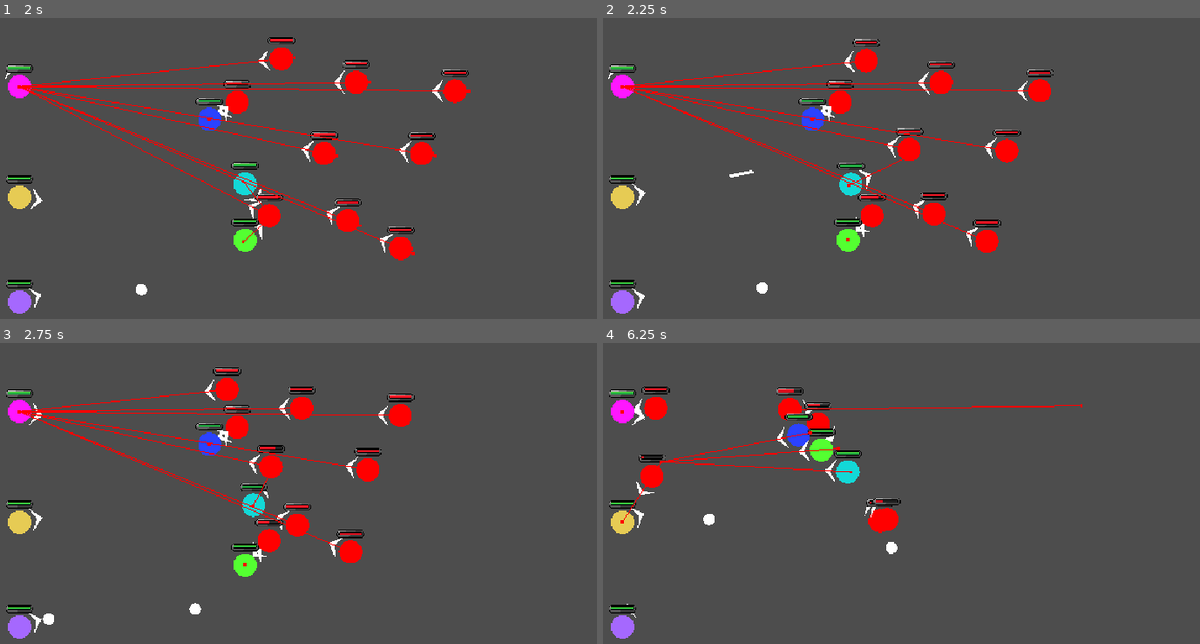
Above: before the commit, frames 1-4 (two rows, left to right).
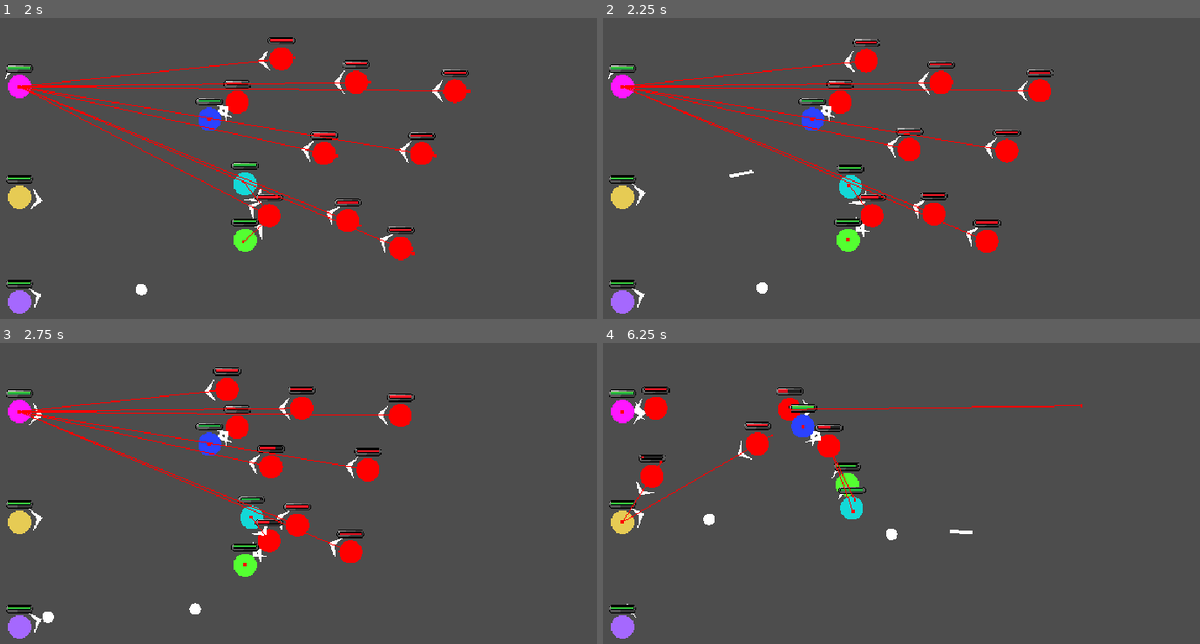
Above: after the commit, the same moments.

Repository: morie197/party_paranoia
Game: Godot game, scene res://testing_scene.tscn
Two runs of this game, one before a commit and one after it. Both use one fixed random seed, a clock stepped at 60 frames per second and the inputs below.
Inputs (mouse positions are in pixels of both pictures, inside the frame that each line leads up to):
- Up to frame 1 (2 s): move the mouse to (489, 186) at 0.52 s; press the mouse at (489, 186) at 0.53 s; hold D (right) 0.53-1.28 s; move the mouse to (197, 225) at 1.27 s; release the mouse at (197, 225) at 1.28 s; hold S (down) from 1.28 s (still down); right-click (197, 225) at 1.35 s
- Up to frame 2 (2.25 s): move the mouse to (1008, 120) at 2.02 s; release S (down) at 2.03 s; press the mouse at (1008, 120) at 2.03 s; hold D (right) from 2.03 s (still down)
- Up to frame 3 (2.75 s): keep holding D (right)
- Up to frame 4 (6.25 s): move the mouse to (907, 610) at 2.77 s; release D (right) at 2.78 s; release the mouse at (907, 610) at 2.78 s; hold W (up) 2.78-3.53 s; right-click (907, 610) at 2.85 s; move the mouse to (1152, 589) at 3.52 s; press the mouse at (1152, 589) at 3.53 s; hold A (left) 3.53-5.03 s; move the mouse to (734, 472) at 4.27 s; release the mouse at (734, 472) at 4.28 s; right-click (734, 472) at 4.35 s; move the mouse to (979, 532) at 5.02 s; press the mouse at (979, 532) at 5.03 s; hold S (down) 5.03-5.78 s; move the mouse to (835, 433) at 5.77 s; release the mouse at (835, 433) at 5.78 s; hold D (right) from 5.78 s (still down); right-click (835, 433) at 5.85 s

Frame 1 is identical in both runs. In frame 2, 0.3% of the frame differs, in the area x 5-51%, y 46-97%; in frame 3, 0.5%; in frame 4, 3.2%, in the area x 3-62%, y 15-71%.

Commit message:
[Fix] Blocking mismatches

Diff:
--- a/character_components/general_components/character.gd
+++ b/character_components/general_components/character.gd
@@ -67,7 +67,7 @@
 		return
 
 	if character_block:
-		if character_block.blocked:
+		if character_block.currently_blocking:
 			velocity = Vector2.ZERO
 			return
 
@@ -91,9 +91,8 @@
 
 func block_character(blocker: Character) -> bool:
 	if character_block:
-		if not character_block.blocked:
-
-			character_block.blocked = true
+		if not character_block.currently_blocking:
+			character_block.currently_blocking = true
 			return true
 
 	return false
--- a/character_components/general_components/character_block.gd
+++ b/character_components/general_components/character_block.gd
@@ -7,6 +7,7 @@
 var current_block: int = 0
 
 var blocked: bool = false
+var currently_blocking: bool = false
 
 var character_to_control: Character
 
@@ -36,11 +37,13 @@
 		return
 	else:
 		if not character.block_character(character_to_control):
-			print("Failed to block character!")
+			#print("Failed to block character!")
 			return
 
 	if new_current_block == max_block:
 		blocked = true
+
+	currently_blocking = true
 
 	current_block = new_current_block
 	if not blocking.has(character):
@@ -58,9 +61,9 @@
 	if character.ally == character_to_control. ally:
 		return
 
-	if not blocked and (character.character_block and character.character_block.blocked):
-		print("Block mismatch?")
-		return
+	#if not blocked and (character.character_block and character.character_block.blocked):
+	#	print("Block mismatch?")
+	#	return
 
 	var enemy_weight: int = character.get_block_weight()
 	if enemy_weight == -1:
@@ -77,3 +80,6 @@
 		if character.character_block.blocking.has(character_to_control):
 			character.character_block.blocking.erase(character_to_control)
 		blocking.erase(character)
+
+	if blocking.size() <= 0:
+		currently_blocking = false
--- a/character_components/general_components/character_pathfinding.gd
+++ b/character_components/general_components/character_pathfinding.gd
@@ -56,7 +56,7 @@
 		if character_to_control.ally:
 			target_character = GameManager.current_battle_manager.find_lowest_health_percent_ally()
 	else:
-		if character_to_control.character_block and character_to_control.character_block.blocked:
+		if character_to_control.character_block and character_to_control.character_block.currently_blocking:
 			target_character = GameManager.current_battle_manager.find_highest_priority_character_in_array(character_to_control.character_block.blocking)
 			target_position = character_to_control.global_position
 		else:
